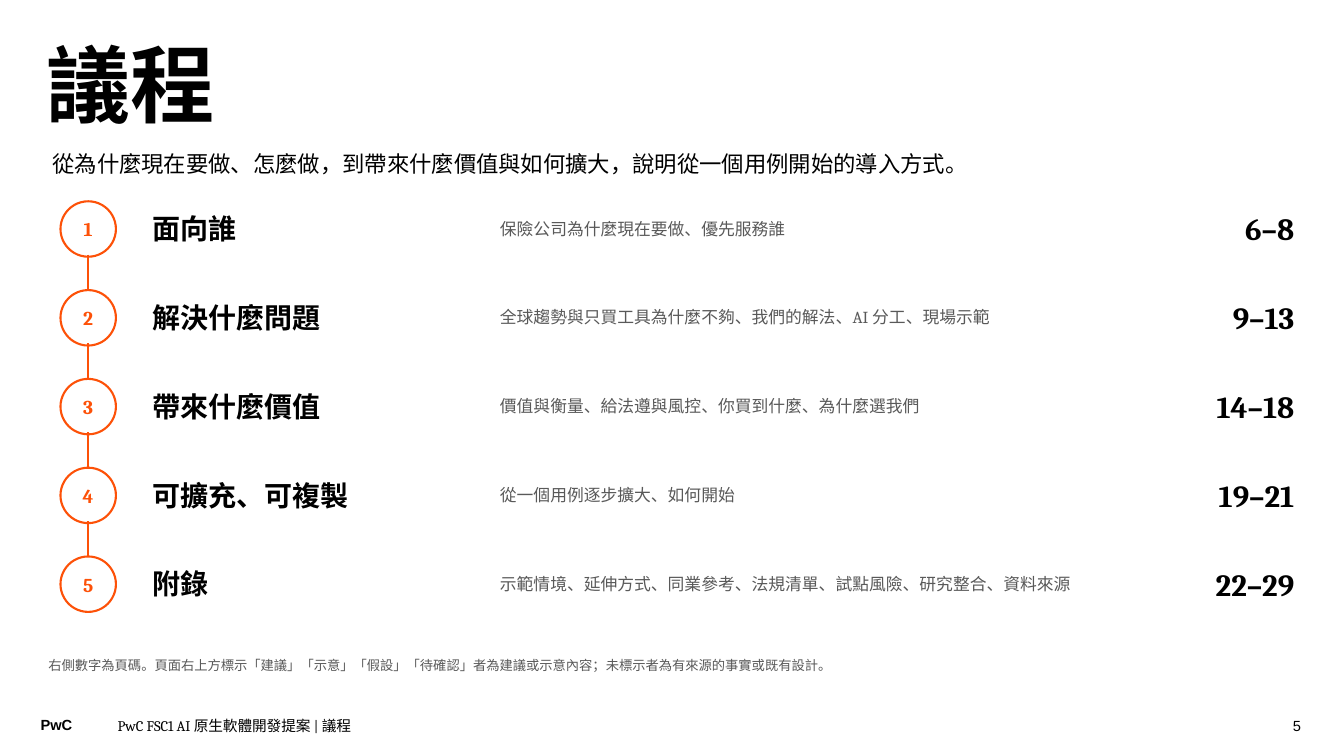
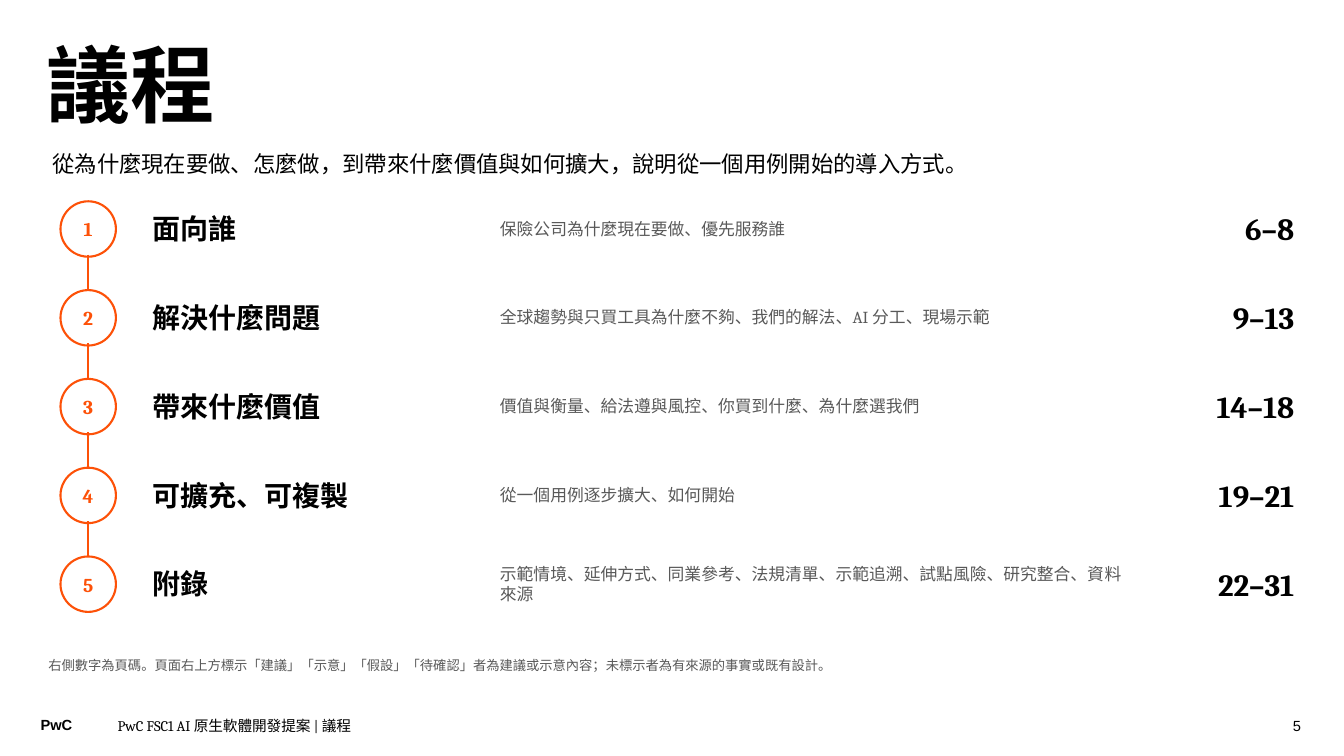
Before and after one commit to Robshao/PwC_FSC1, a slide deck: slide 5 of research/ai-native-sdlc/AI原生軟體開發_合夥人提案簡報.pptx. Drawn at 1344x756 pixels with LibreOffice and Linux fonts; fonts in the diff are those of the drawing. Boxes give left, top, right and bottom in pixels: in the first picture for what was removed or moved away, otherwise in the second. Text is boxed around its words. In the diff, an @@ line names an element or a change of style, - is before the commit and + after.

```diff
--- a/research/ai-native-sdlc/AI原生軟體開發_合夥人提案簡報.pptx
+++ b/research/ai-native-sdlc/AI原生軟體開發_合夥人提案簡報.pptx
@@ text at (500,566,1122,602): text changed @@
-示範情境、延伸方式、同業參考、法規清單、試點風險、研究整合、資料來源
+示範情境、延伸方式、同業參考、法規清單、示範追溯、試點風險、研究整合、資料來源
@@ text at (1218,575,1294,597): text changed @@
-22–29
+22–31
```
Also in this commit, not shown: 8 other slides changed, 3 slides added, 1 slide removed, 6 other files.
